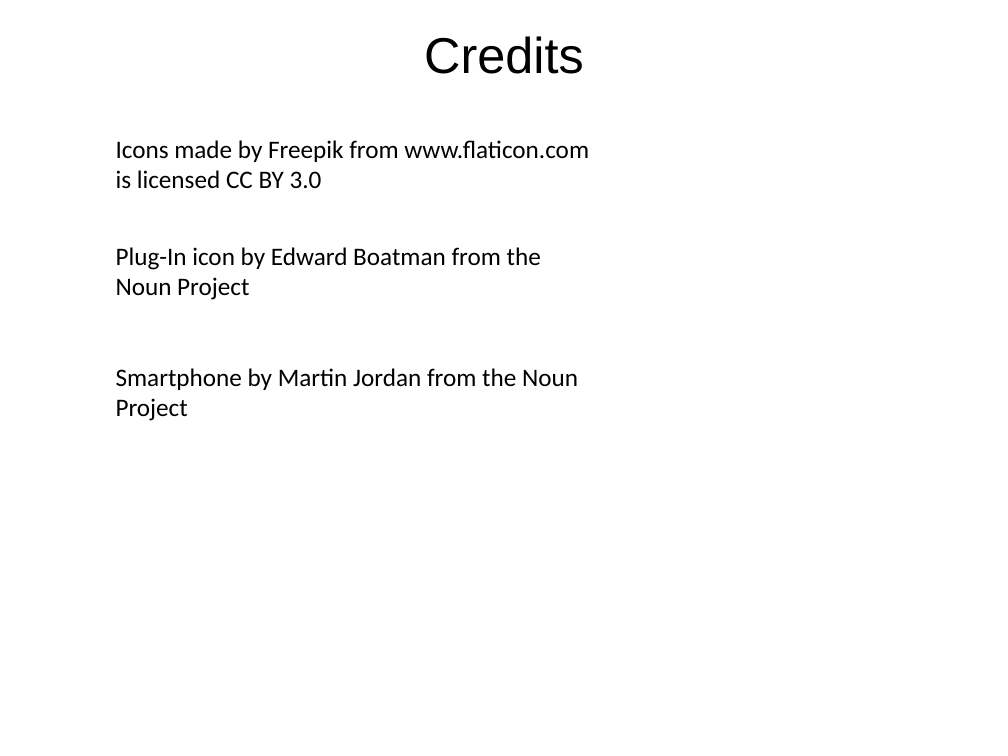
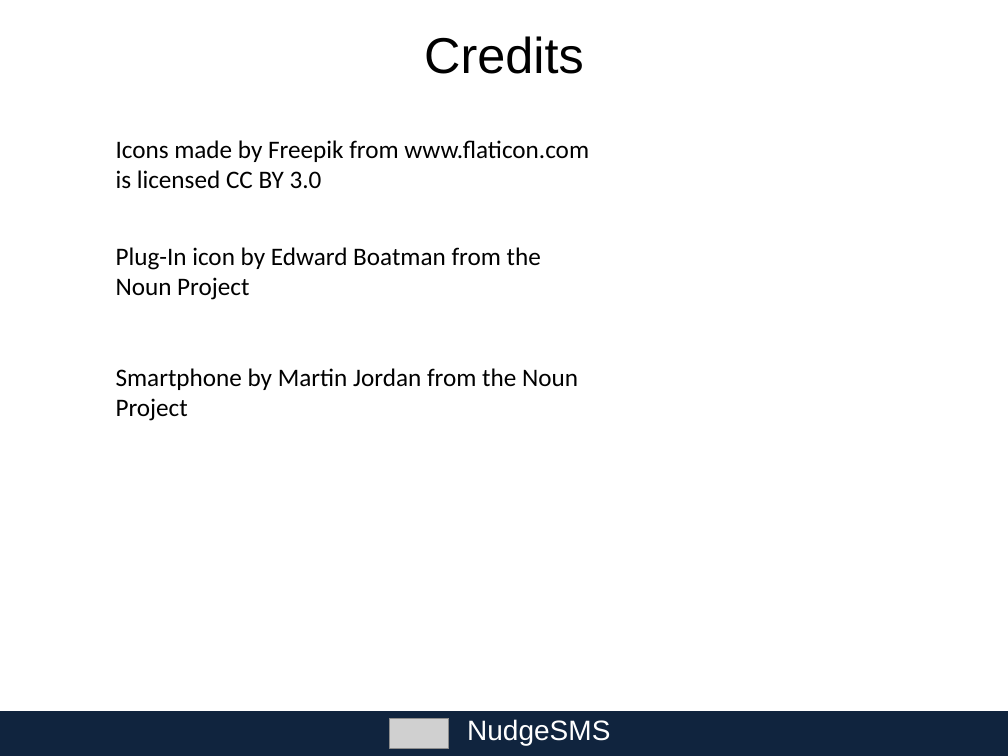
Before and after one commit to alan707/nudgesms, a slide deck: slide 9 of presentation_files/DemoPresentation.pptx (slide 6 before the commit). Drawn at 1008x756 pixels with LibreOffice and Linux fonts; fonts in the diff are those of the drawing; grey boxes stand for pictures. Boxes give left, top, right and bottom in pixels: in the first picture for what was removed or moved away, otherwise in the second. Text is boxed around its words. In the diff, an @@ line names an element or a change of style, - is before the commit and + after.

```diff
--- a/presentation_files/DemoPresentation.pptx
+++ b/presentation_files/DemoPresentation.pptx
@@ rectangle added at (x1=0, y1=712, x2=1008, y2=756), fill #0F243E @@
@@ picture added at (x1=389, y1=718, x2=449, y2=748) @@
@@ text added at (x1=467, y1=719, x2=610, y2=745), 20 pt, text #FFFFFF @@
+NudgeSMS
```
Also in this commit, not shown: 4 other slides changed, 4 slides added, 1 slide removed, 7 other files.
